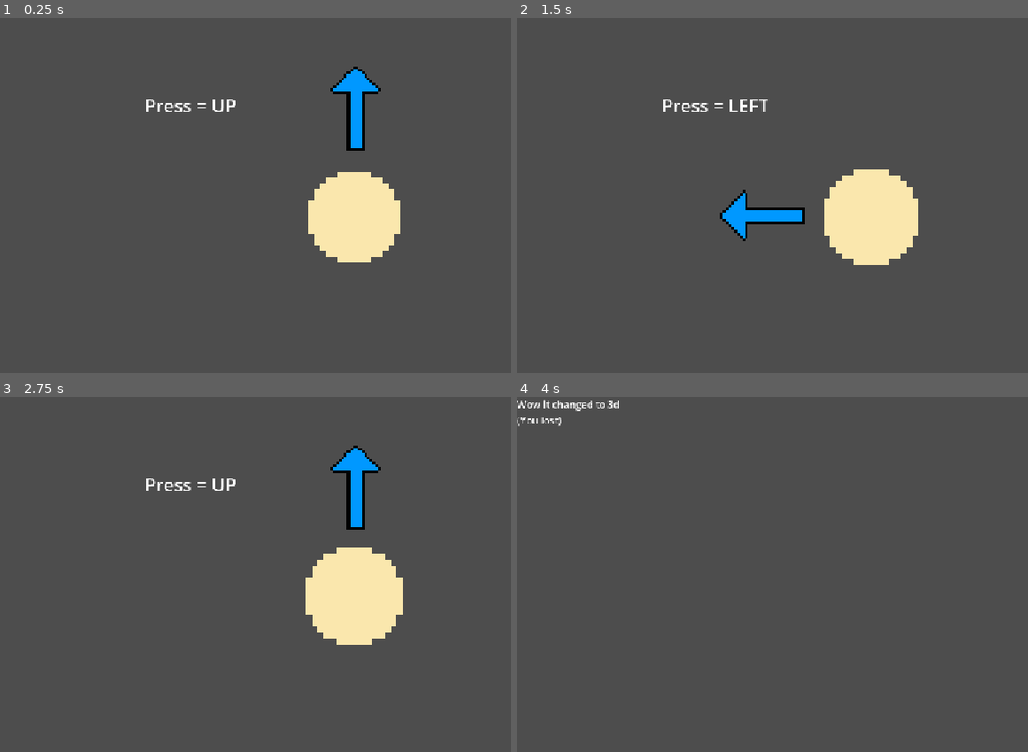
Above: before the commit, frames 1-4 (two rows, left to right).
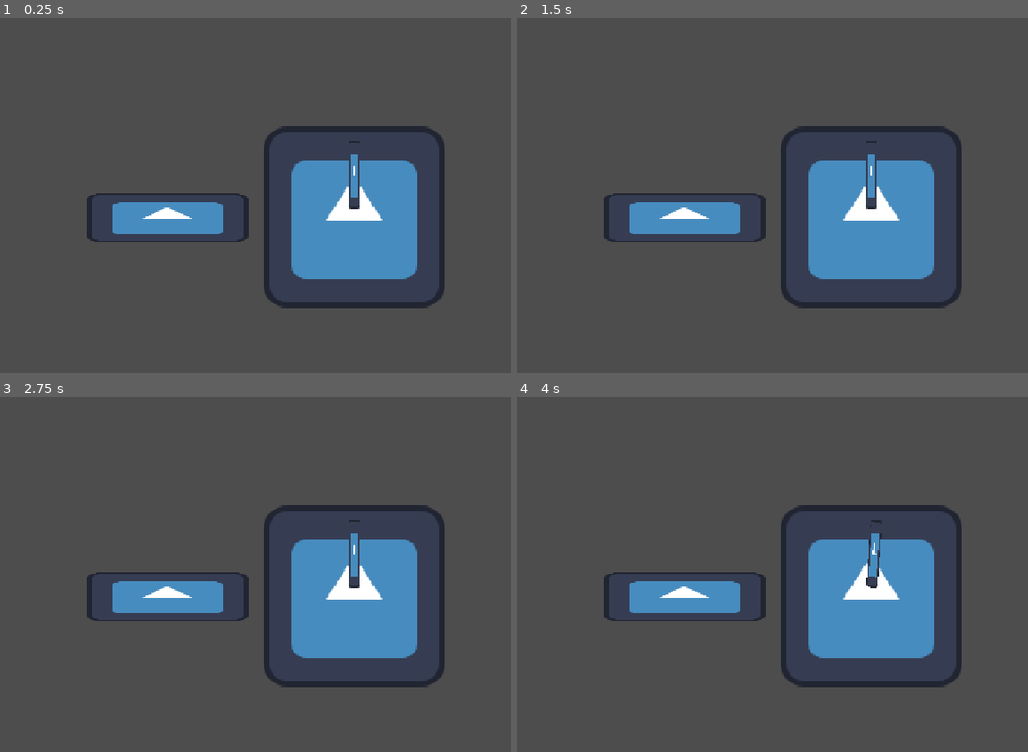
Above: after the commit, the same moments.

Repository: Dexter-Goater/gorefield
Game: Godot game, scene res://Scenes/Main.tscn
Two runs of this game, one before a commit and one after it. Both use one fixed random seed, a clock stepped at 60 frames per second and the inputs below. The engine's default icon, where the game draws it, is replaced by a stand-in: a white triangle on a blue panel in a dark square.
Inputs (mouse positions are in pixels of both pictures, inside the frame that each line leads up to):
- Up to frame 1 (0.25 s): no input
- Up to frame 2 (1.5 s): tap Enter at 0.5 s; move the mouse to (1027, 195) at 0.52 s; tap A (A) at 0.6 s; tap D (D) at 0.8, 1.35 s; tap Space (Space) at 1.25 s; move the mouse to (731, 238) at 1.27 s
- Up to frame 3 (2.75 s): click (214, 617) at 1.55 s; tap Enter at 2 s; move the mouse to (424, 507) at 2.02 s; press the mouse at (424, 507) at 2.03 s; tap S (S) at 2.3 s
- Up to frame 4 (4 s): tap Space (Space) at 2.75 s; move the mouse to (833, 677) at 2.77 s; release the mouse at (833, 677) at 2.78 s; tap S (S) at 2.85 s; tap W (W) at 3.05, 3.6 s; tap Enter at 3.5 s; move the mouse to (outside the picture) at 3.52 s; tap A (A) at 3.8 s

The runs differ from the first frame. In frame 1, 14% of the frame differs, in the area x 16-88%, y 13-82%; in frame 2, 14%; in frame 3, 14%; in frame 4, 13%.

Commit message:
20/06
Finished third minigame started work on fourth

Diff:
--- a/Scenes/Main.tscn
+++ b/Scenes/Main.tscn
@@ -24,6 +24,11 @@
 [ext_resource type="Texture2D" uid="uid://c8d6jp1nrg5c6" path="res://Art/2D/Background/background-Sheet.png" id="21_fq0cl"]
 [ext_resource type="Texture2D" uid="uid://nyhvwn6aicab" path="res://Art/2D/Pizza/Minigame 2/pizza.png" id="22_c4ay3"]
 [ext_resource type="Texture2D" uid="uid://u40v05yamt1t" path="res://Art/2D/Pizza/Minigame 2/arrow.png" id="23_aht7i"]
+[ext_resource type="Script" uid="uid://m6csq8k5jjy5" path="res://Scripts/Pizza/minigame_3.gd" id="24_aht7i"]
+[ext_resource type="Texture2D" uid="uid://ccm52wpm86u6g" path="res://Art/2D/Pizza/Minigame 3/sauced pizza.png" id="25_5jffn"]
+[ext_resource type="Script" uid="uid://br7lhufvhca86" path="res://Scripts/Pizza/minigame_4.gd" id="26_5jffn"]
+[ext_resource type="Script" uid="uid://bcintqrybvalm" path="res://Scripts/Pizza/knob_1.gd" id="27_4n42c"]
+[ext_resource type="Texture2D" uid="uid://ctj03osco1ewh" path="res://icon.svg" id="28_c5snn"]
 
 [sub_resource type="AtlasTexture" id="AtlasTexture_4kpch"]
 atlas = ExtResource("4_50glp")
@@ -373,7 +378,7 @@
 "duration": 1.0,
 "texture": SubResource("AtlasTexture_4yxf6")
 }],
-"loop": false,
+"loop": 0,
 "name": &"Veg 1",
 "speed": 0.0
 }, {
@@ -447,7 +452,7 @@
 "duration": 1.0,
 "texture": SubResource("AtlasTexture_vvjo1")
 }],
-"loop": false,
+"loop": 0,
 "name": &"Veg 2",
 "speed": 0.0
 }, {
@@ -521,7 +526,7 @@
 "duration": 1.0,
 "texture": SubResource("AtlasTexture_x5wht")
 }],
-"loop": false,
+"loop": 0,
 "name": &"Veg 3",
 "speed": 0.0
 }]
@@ -584,7 +589,7 @@
 "duration": 1.0,
 "texture": SubResource("AtlasTexture_tbeql")
 }],
-"loop": false,
+"loop": 0,
 "name": &"Bechamel",
 "speed": 0.0
 }, {
@@ -592,7 +597,7 @@
 "duration": 1.0,
 "texture": SubResource("AtlasTexture_c5nnb")
 }],
-"loop": false,
+"loop": 0,
 "name": &"Blank",
 "speed": 0.0
 }, {
@@ -600,7 +605,7 @@
 "duration": 1.0,
 "texture": SubResource("AtlasTexture_fsd2l")
 }],
-"loop": false,
+"loop": 0,
 "name": &"Pasta",
 "speed": 0.0
 }, {
@@ -608,7 +613,7 @@
 "duration": 1.0,
 "texture": SubResource("AtlasTexture_8kgcr")
 }],
-"loop": false,
+"loop": 0,
 "name": &"Ragu",
 "speed": 0.0
 }]
@@ -625,6 +630,9 @@
 [sub_resource type="RectangleShape2D" id="RectangleShape2D_fq6d3"]
 size = Vector2(14, 8)
 
+[sub_resource type="CircleShape2D" id="CircleShape2D_g4v7s"]
+radius = 9.003471
+
 [sub_resource type="AtlasTexture" id="AtlasTexture_52a0j"]
 atlas = ExtResource("21_fq0cl")
 region = Rect2(0, 0, 500, 500)
@@ -677,7 +685,7 @@
 "duration": 1.0,
 "texture": SubResource("AtlasTexture_478hk")
 }],
-"loop": true,
+"loop": 1,
 "name": &"default",
 "speed": 5.0
 }]
@@ -898,6 +906,7 @@
 script = ExtResource("17_0sclb")
 
 [node name="Minigame 1" type="Node2D" parent="Pizza" unique_id=2054242857]
+visible = false
 scale = Vector2(4, 4)
 script = ExtResource("20_sxkr1")
 
@@ -921,6 +930,7 @@
 one_shot = true
 
 [node name="Minigame 2" type="Node2D" parent="Pizza" unique_id=1356050981]
+visible = false
 scale = Vector2(4, 4)
 script = ExtResource("21_3tgeq")
 
@@ -944,28 +954,49 @@
 text = "Temp"
 
 [node name="Minigame 3" type="Node2D" parent="Pizza" unique_id=442232733]
-scale = Vector2(4, 4)
-
-[node name="Crust" type="Sprite2D" parent="Pizza/Minigame 3" unique_id=1238980254]
-scale = Vector2(1.5, 1.5)
+visible = false
+scale = Vector2(6, 6)
+script = ExtResource("24_aht7i")
+
+[node name="Area2D" type="Area2D" parent="Pizza/Minigame 3" unique_id=1206819186]
+
+[node name="PizzaBase" type="Sprite2D" parent="Pizza/Minigame 3/Area2D" unique_id=1211676870]
+z_index = -1
 texture = ExtResource("22_c4ay3")
 
-[node name="SubViewportContainer" type="SubViewportContainer" parent="Pizza/Minigame 3" unique_id=1773995200]
-offset_left = -62.5
-offset_top = -35.5
-offset_right = 63.75
-offset_bottom = 36.5
-
-[node name="SubViewport" type="SubViewport" parent="Pizza/Minigame 3/SubViewportContainer" unique_id=340646636]
-handle_input_locally = false
-size = Vector2i(96, 96)
-render_target_update_mode = 4
-
-[node name="Node2D" type="Node2D" parent="Pizza/Minigame 3/SubViewportContainer/SubViewport" unique_id=1559805140]
-position = Vector2(-49, -49)
-scale = Vector2(4, 4)
-
-[node name="Sauce layer" type="Sprite2D" parent="Pizza/Minigame 3" unique_id=1760076478]
+[node name="Sauced" type="Sprite2D" parent="Pizza/Minigame 3/Area2D" unique_id=769224978]
+position = Vector2(1, 1)
+texture = ExtResource("25_5jffn")
+
+[node name="CollisionShape2D" type="CollisionShape2D" parent="Pizza/Minigame 3/Area2D" unique_id=62228677]
+shape = SubResource("CircleShape2D_g4v7s")
+
+[node name="Minigame 4" type="Node2D" parent="Pizza" unique_id=1291360360]
+script = ExtResource("26_5jffn")
+
+[node name="Knob 1" type="Node2D" parent="Pizza/Minigame 4" unique_id=612083833]
+script = ExtResource("27_4n42c")
+
+[node name="Back" type="Sprite2D" parent="Pizza/Minigame 4/Knob 1" unique_id=1635419116]
+texture = ExtResource("28_c5snn")
+
+[node name="Knob" type="Marker2D" parent="Pizza/Minigame 4/Knob 1" unique_id=557591029]
+
+[node name="Knob" type="Sprite2D" parent="Pizza/Minigame 4/Knob 1/Knob" unique_id=324096791]
+position = Vector2(0, -30.000002)
+scale = Vector2(0.0625, 0.37109375)
+texture = ExtResource("28_c5snn")
+
+[node name="KnobPoint" type="Marker2D" parent="Pizza/Minigame 4/Knob 1/Knob" unique_id=1770857533]
+position = Vector2(0, -51)
+
+[node name="MiddlePoint" type="Marker2D" parent="Pizza/Minigame 4/Knob 1/Knob" unique_id=1655813382]
+position = Vector2(0, -64)
+
+[node name="Goal" type="Sprite2D" parent="Pizza/Minigame 4/Knob 1" unique_id=1153017807]
+position = Vector2(-131.99998, 0.5000005)
+scale = Vector2(0.8984375, 0.2734375)
+texture = ExtResource("28_c5snn")
 
 [node name="Background" type="AnimatedSprite2D" parent="." unique_id=900090352]
 visible = false
@@ -997,3 +1028,5 @@
 [connection signal="mouse_entered" from="Pizza/Minigame 1/Pivot/Area2D" to="Pizza/Minigame 1" method="_on_area_2d_mouse_entered"]
 [connection signal="mouse_exited" from="Pizza/Minigame 1/Pivot/Area2D" to="Pizza/Minigame 1" method="_on_area_2d_mouse_exited"]
 [connection signal="timeout" from="Pizza/Minigame 1/Minigame Over" to="Pizza/Minigame 1" method="_on_minigame_over_timeout"]
+[connection signal="mouse_entered" from="Pizza/Minigame 3/Area2D" to="Pizza/Minigame 3" method="_on_area_2d_mouse_entered"]
+[connection signal="mouse_exited" from="Pizza/Minigame 3/Area2D" to="Pizza/Minigame 3" method="_on_area_2d_mouse_exited"]
--- a/Scripts/Globals.gd
+++ b/Scripts/Globals.gd
@@ -1,7 +1,7 @@
 extends Node
-var minigame = 2
+var minigame = 4
 var gorefield_appeasment = 5
-var recipies = ["Lasagne","Pizza"]
+var recipies = ["Pizza"]
 var current_recipie
 var old_recipies = []
 var minigame_over = false
--- /dev/null
+++ b/Scripts/Pizza/knob_1.gd
@@ -0,0 +1,48 @@
+extends Node2D
+
+var following := false
+var MAX_DIST := 7000
+
+
+var SENSITIVITY := 0.7
+
+
+var MAX_TURN_SPEED := 4.0
+
+
+var MIN_ROTATION := 0.0
+var MAX_ROTATION := deg_to_rad(300.0)
+
+var last_mouse_angle := 0.0
+var knob_angle := 0.0
+
+func _ready() -> void:
+	knob_angle = clamp($Knob.rotation, MIN_ROTATION, MAX_ROTATION)
+
+func _process(delta: float) -> void:
+	var mouse_pos := get_global_mouse_position()
+	var mouseDist := mouse_pos.distance_squared_to($Knob.global_position)
+
+	if Globals.minigame == 4 and Globals.current_recipie == "Pizza":
+		if mouseDist < MAX_DIST and Input.is_action_just_pressed("Left Click"):
+			following = true
+			last_mouse_angle = mouse_pos.angle_to_point($Knob.global_position)
+
+		if Input.is_action_just_released("Left Click"):
+			following = false
+
+		if following:
+			var current_mouse_angle := mouse_pos.angle_to_point($Knob.global_position)
+			var raw_delta := angle_difference(last_mouse_angle, current_mouse_angle)
+			last_mouse_angle = current_mouse_angle
+
+			var wanted_delta := raw_delta * SENSITIVITY
+			var max_step := MAX_TURN_SPEED * delta
+			wanted_delta = clamp(wanted_delta, -max_step, max_step)
+
+			knob_angle = clamp(knob_angle + wanted_delta, MIN_ROTATION, MAX_ROTATION)
+			$Knob.rotation = knob_angle
+
+			var ang := knob_angle
+			if ang >= 4.45 and ang <= 4.85:
+				print("in right area")
--- a/Scripts/Pizza/minigame_2.gd
+++ b/Scripts/Pizza/minigame_2.gd
@@ -24,10 +24,10 @@
 		var correct_action = ""
 
 		match current_target:
-			"UP": correct_action = "W"
-			"LEFT": correct_action = "A"
-			"RIGHT": correct_action = "D"
-			"DOWN": correct_action = "S"
+			"W": correct_action = "W"
+			"A": correct_action = "A"
+			"D": correct_action = "D"
+			"S": correct_action = "S"
 			"END": return
 
 		if event.is_action_pressed(correct_action):
--- /dev/null
+++ b/Scripts/Pizza/minigame_3.gd
@@ -0,0 +1,18 @@
+extends Node2D
+var inpizza = false
+func _ready() -> void:
+	$Area2D/Sauced.self_modulate.a = 0
+
+func _process(delta: float) -> void:
+	if Globals.current_recipie == "Pizza" and Globals.minigame == 3 and InputEventMouseMotion and Input.is_action_pressed("Left Click") and inpizza and $Area2D/Sauced.self_modulate.a <= 1:
+		$Area2D/Sauced.self_modulate.a += 0.001
+
+	if $Area2D/Sauced.self_modulate.a >= 1 and Globals.current_recipie == "Pizza" and Globals.minigame == 3:
+		Globals.minigame += 1
+
+func _on_area_2d_mouse_entered() -> void:
+	inpizza = true
+
+
+func _on_area_2d_mouse_exited() -> void:
+	inpizza = false
--- /dev/null
+++ b/Scripts/Pizza/minigame_4.gd
@@ -0,0 +1 @@
+extends Node2D
--- a/project.godot
+++ b/project.godot
@@ -12,7 +12,7 @@
 
 config/name="Gorefield"
 run/main_scene="uid://p4ectxskesqu"
-config/features=PackedStringArray("4.6", "Mobile")
+config/features=PackedStringArray("4.7", "Mobile")
 config/icon="res://icon.svg"
 
 [autoload]
Binary file changed: Art/2D/Pizza/Minigame 2/pizza.png
Binary file added: Art/2D/Pizza/Minigame 3/sauced pizza.png
Not shown, added: Art/2D/Pizza/Minigame 3/sauced pizza.png.import
Not shown, added: Scripts/Pizza/knob_1.gd.uid
Not shown, added: Scripts/Pizza/minigame_3.gd.uid
Not shown, added: Scripts/Pizza/minigame_4.gd.uid
